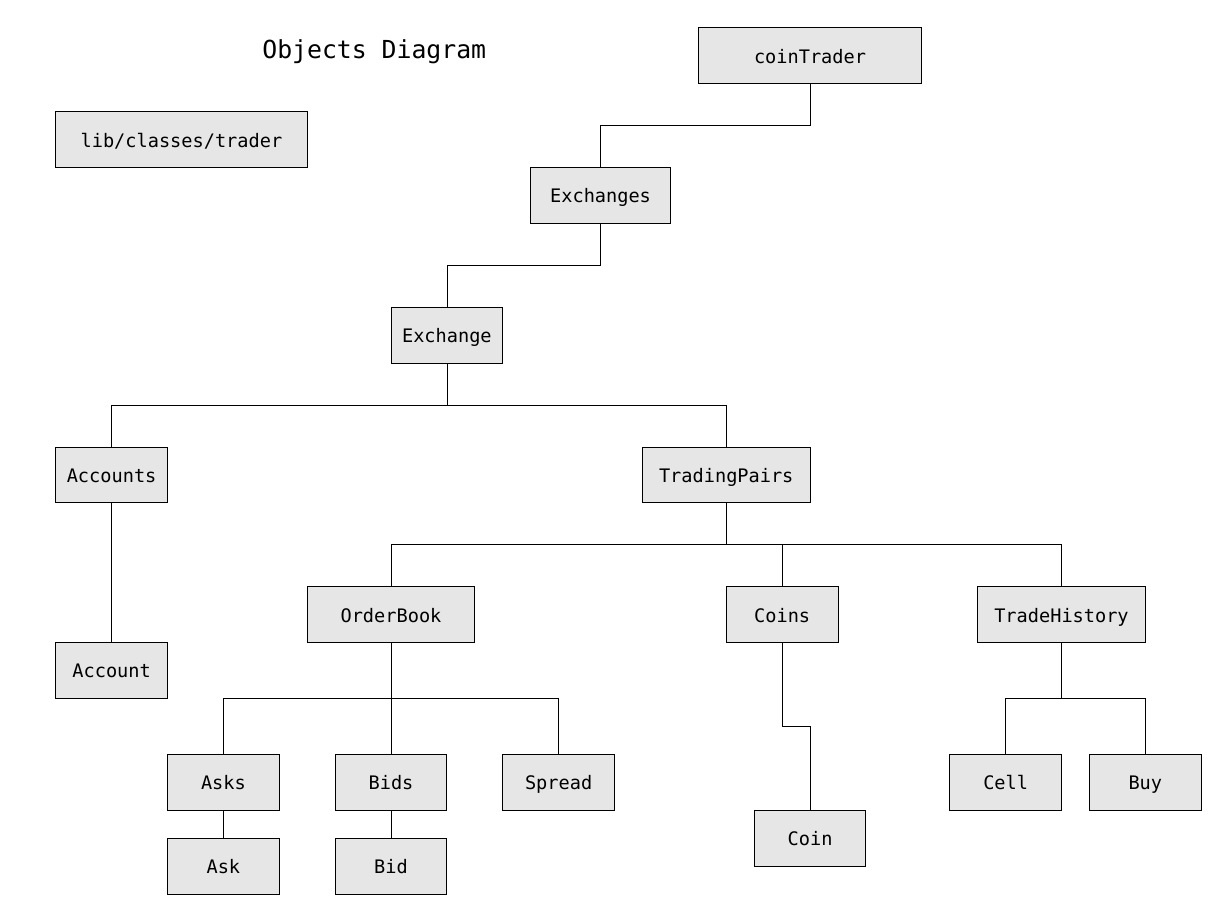
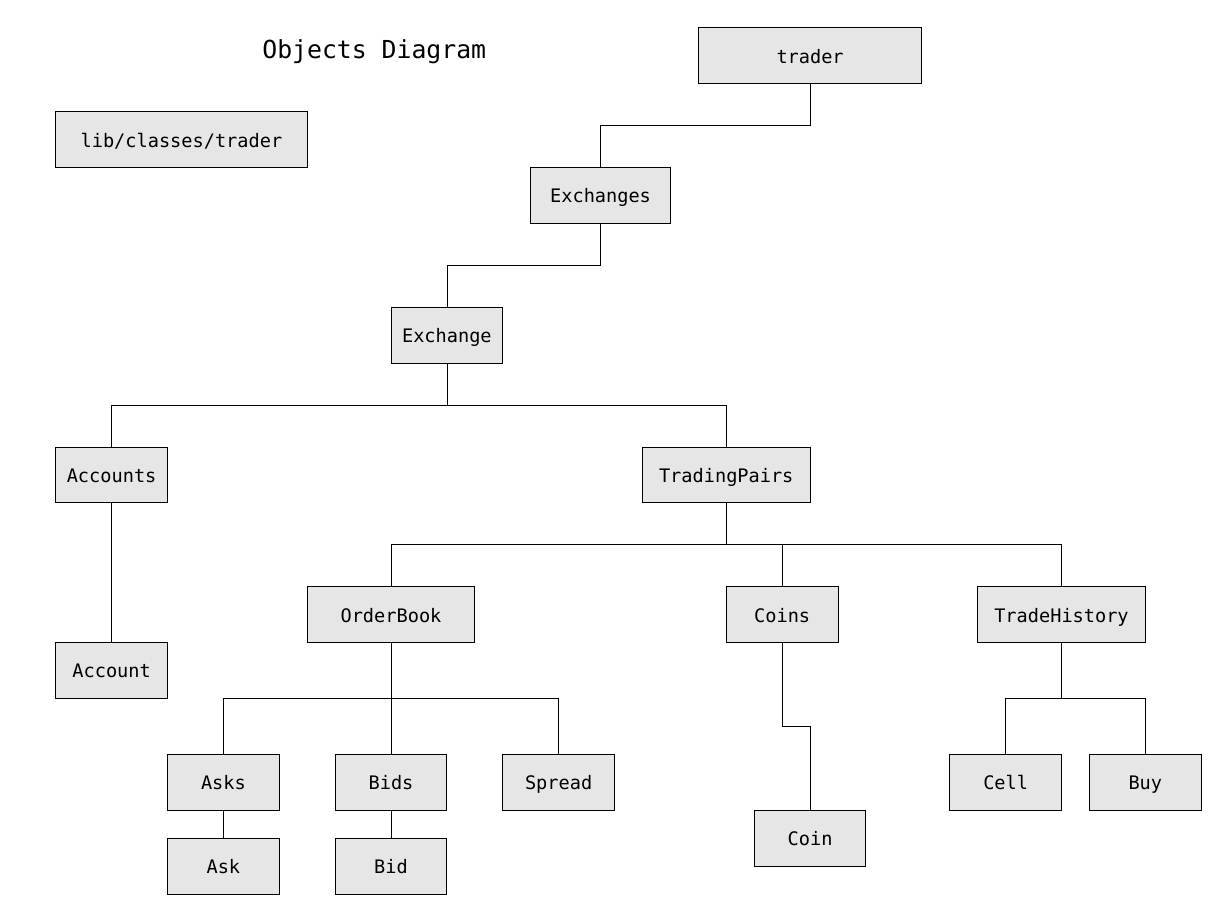
Before and after one commit to JamesLeB/Stout, a slide deck: slide 2 of Documents/trader.odp. Drawn at 1232x924 pixels with LibreOffice and Linux fonts; fonts in the diff are those of the drawing. Boxes give left, top, right and bottom in pixels: in the first picture for what was removed or moved away, otherwise in the second. Text is boxed around its words. In the diff, an @@ line names an element or a change of style, - is before the commit and + after.

Commit message:
update doc

```diff
--- a/Documents/trader.odp
+++ b/Documents/trader.odp
@@ text in rectangle at (777,49,844,64): text changed @@
-coinTrader
+trader
```
